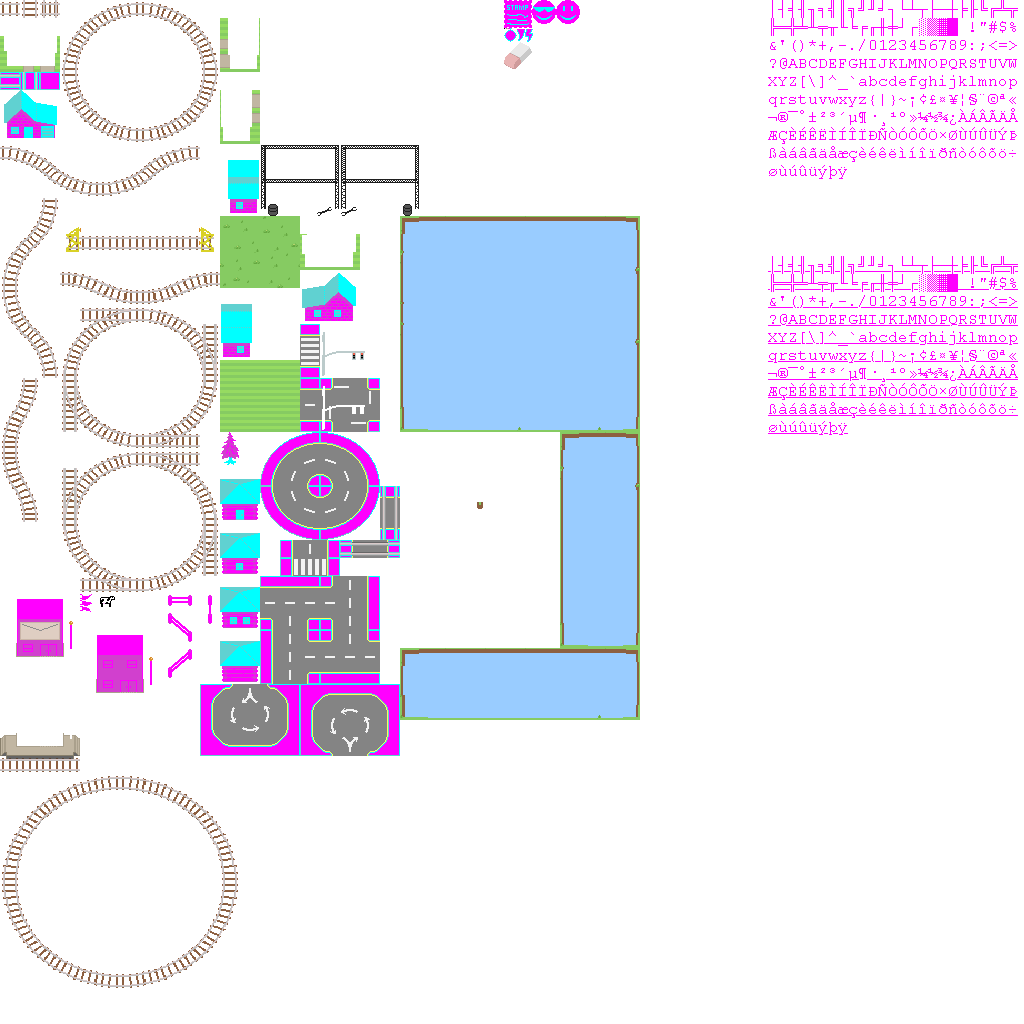
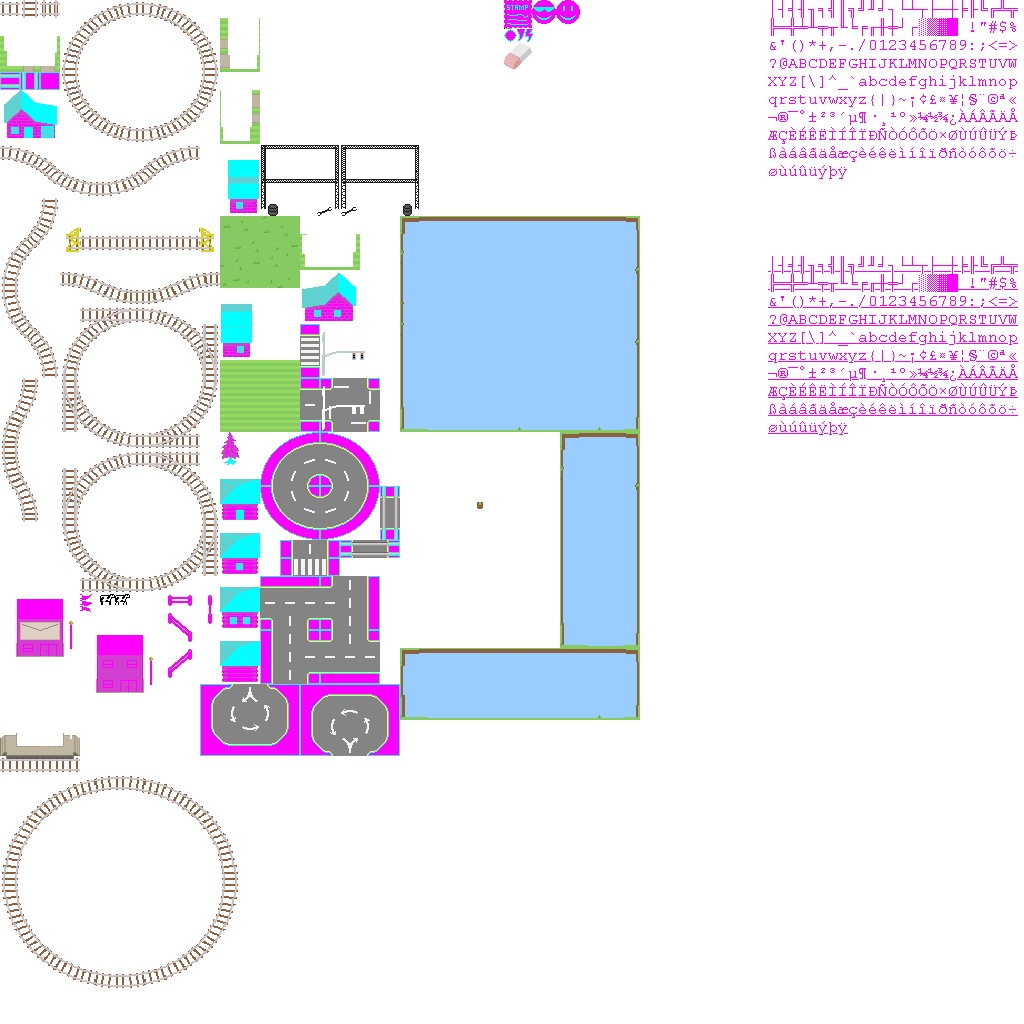
The second 1024x1024 image is a revision of the first. Changes to its layers:
removed layer "Pasted Layer" over (x1=330, y1=708, x2=370, y2=748)
painted on "base.png copy" over (x1=100, y1=594, x2=389, y2=753)
